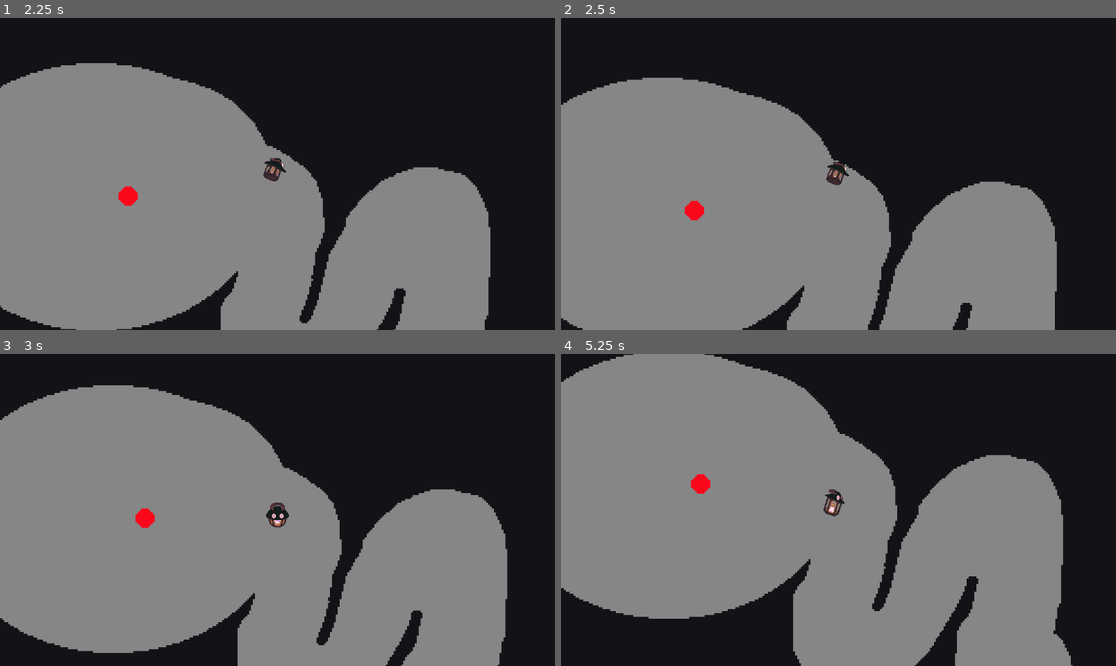
Above: before the commit, frames 1-4 (two rows, left to right).
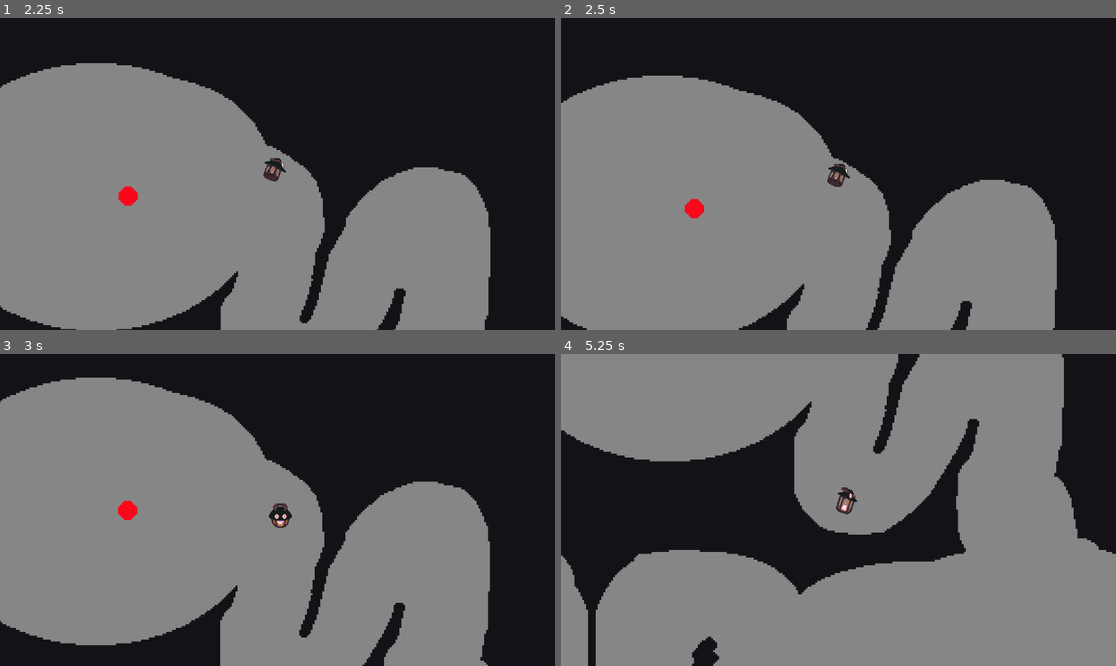
Above: after the commit, the same moments.

Repository: Dcarreon/ps15-jam-wizard-game
Game: Godot game, scene res://scenes/game.tscn
Two runs of this game, one before a commit and one after it. Both use one fixed random seed, a clock stepped at 60 frames per second and the inputs below.
Inputs (mouse positions are in pixels of both pictures, inside the frame that each line leads up to):
- Up to frame 1 (2.25 s): tap Enter (ui_accept) at 0.5, 0.77, 1.52 s; move the mouse to (399, 158) at 0.52 s; move the mouse to (166, 189) at 1.27 s; move the mouse to (333, 105) at 2.02 s
- Up to frame 2 (2.5 s): no input
- Up to frame 3 (3 s): move the mouse to (249, 572) at 2.77 s
- Up to frame 4 (5.25 s): tap Enter (ui_accept) at 3.02, 3.77, 4.52 s; move the mouse to (1005, 556) at 3.52 s; move the mouse to (672, 463) at 4.27 s; move the mouse to (866, 510) at 5.02 s

Frame 1 is identical in both runs. In frame 2, 1.1% of the frame differs, in the area x 0-90%, y 18-100%; in frame 3, 9.7%; in frame 4, 50%, in the area x 0-100%, y 0-100%.

Commit message:
road with new collision added for testing

Diff:
--- a/scenes/game.tscn
+++ b/scenes/game.tscn
@@ -7,7 +7,9 @@
 [ext_resource type="Texture2D" uid="uid://byrn184orw0yr" path="res://assets/Map_Test_05.png" id="3_xav7q"]
 [ext_resource type="PackedScene" uid="uid://b8m0ax8fv41b0" path="res://scenes/falling_area.tscn" id="6_i5x3v"]
 [ext_resource type="Script" path="res://scripts/enemy/navigation_region.gd" id="8_c52k4"]
+[ext_resource type="Texture2D" uid="uid://b8tp8uxtqjods" path="res://assets/road.png" id="9_ilmrx"]
 [ext_resource type="PackedScene" uid="uid://d4bksgen358x4" path="res://scenes/prototype_smart_enemy.tscn" id="9_lxlyq"]
+[ext_resource type="Script" path="res://scripts/level/road_boundry.gd" id="10_crxo0"]
 
 [sub_resource type="Curve2D" id="Curve2D_c2sco"]
 _data = {
@@ -271,6 +273,11 @@
 scale = Vector2(4, 4)
 texture = ExtResource("3_xav7q")
 metadata/_edit_lock_ = true
+
+[node name="Road" type="Sprite2D" parent="."]
+scale = Vector2(4, 4)
+texture = ExtResource("9_ilmrx")
+script = ExtResource("10_crxo0")
 
 [node name="Player" parent="." instance=ExtResource("1_xwa3k")]
 position = Vector2(101, 965)
Not shown: 1 places in scenes/game.tscn that only renumber resources
